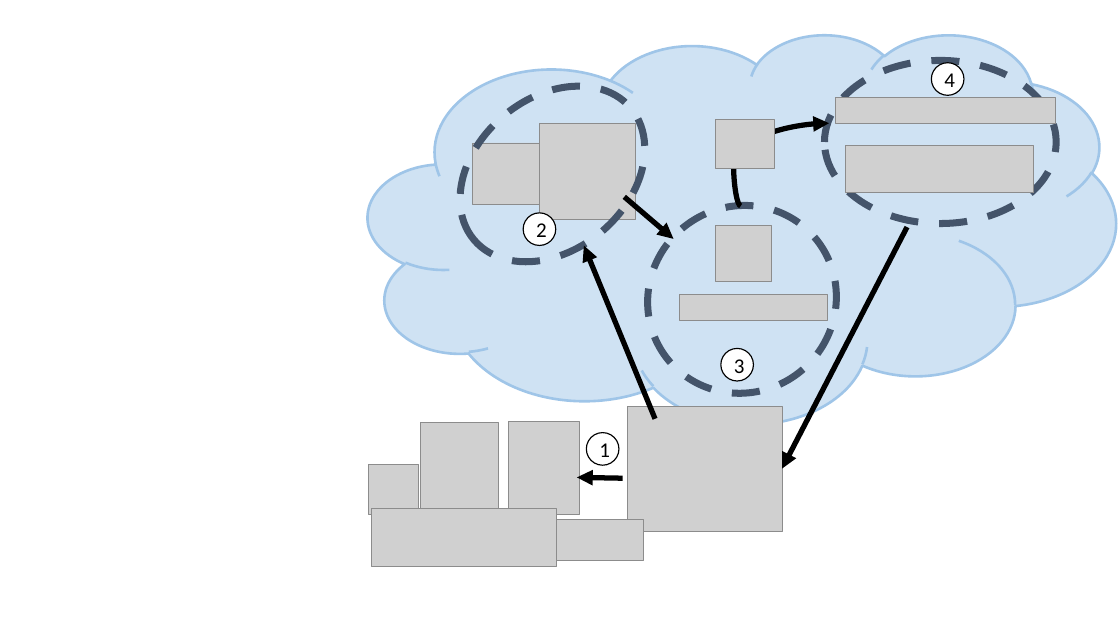
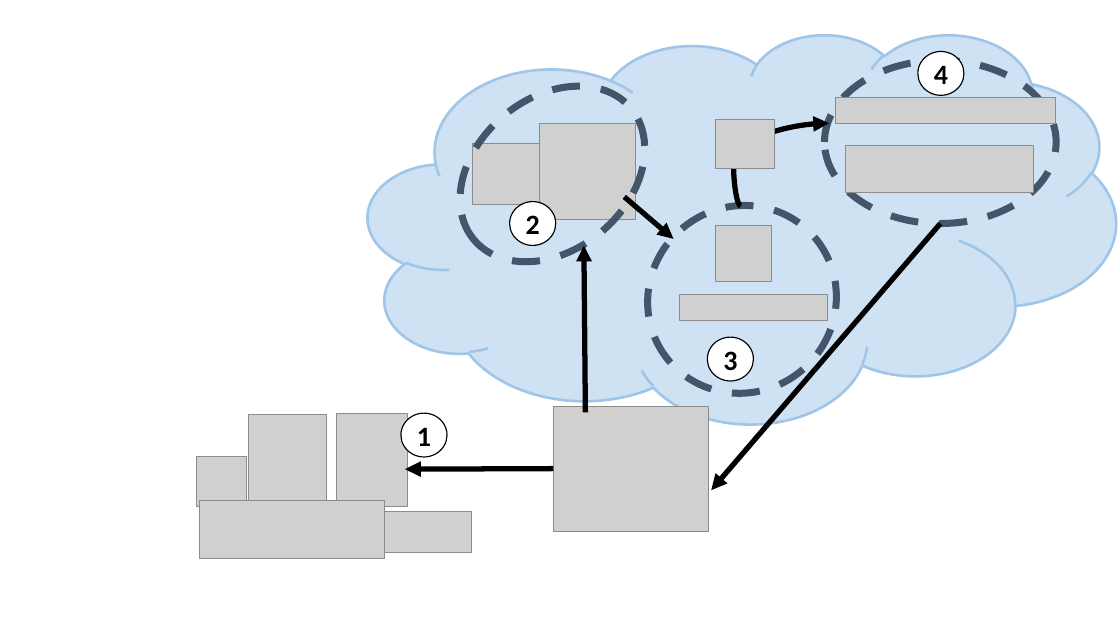
Before and after one commit to systemslab/popper-paper, a slide deck: slide 1 of paper/figures/ossmodelv2.pptx. Drawn at 1120x630 pixels with LibreOffice and Linux fonts; fonts in the diff are those of the drawing; grey boxes stand for pictures. Boxes give left, top, right and bottom in pixels: in the first picture for what was removed or moved away, otherwise in the second. Text is boxed around its words. In the diff, an @@ line names an element or a change of style, - is before the commit and + after.

```diff
--- a/paper/figures/ossmodelv2.pptx
+++ b/paper/figures/ossmodelv2.pptx
@@ ellipse "4": place and size @@
-ellipse "4" at [932,63,965,96]
+ellipse "4" at [918,51,965,95]
@@ ellipse "2": place and size @@
-ellipse "2" at [523,213,556,245]
+ellipse "2" at [510,202,556,245]
@@ arrow moved from (907, 227) - (782, 469) to (940, 223) - (712, 491) @@
@@ arrow moved from (655, 419) - (584, 245) to (586, 413) - (584, 245) @@
@@ ellipse "3": place and size @@
-ellipse "3" at [721,349,754,381]
+ellipse "3" at [707,337,754,381]
@@ size 18 to 24 pt, bold on in 4 elements at [510,202,556,245], [918,51,965,95], [707,337,754,381], [401,413,447,457] @@
@@ ellipse "1": place and size @@
-ellipse "1" at [586,433,619,465]
+ellipse "1" at [401,413,447,457]
@@ picture: place and size @@
-picture at [628,406,782,531]
+picture at [554,406,708,531]
@@ 5 pictures: place and size @@
-5 pictures at [369,422,644,567]
+5 pictures at [197,414,471,559]
@@ arrow moved from (623, 478) - (577, 477) to (554, 469) - (405, 470) @@
```
Also in this commit, not shown: 2 other files.
